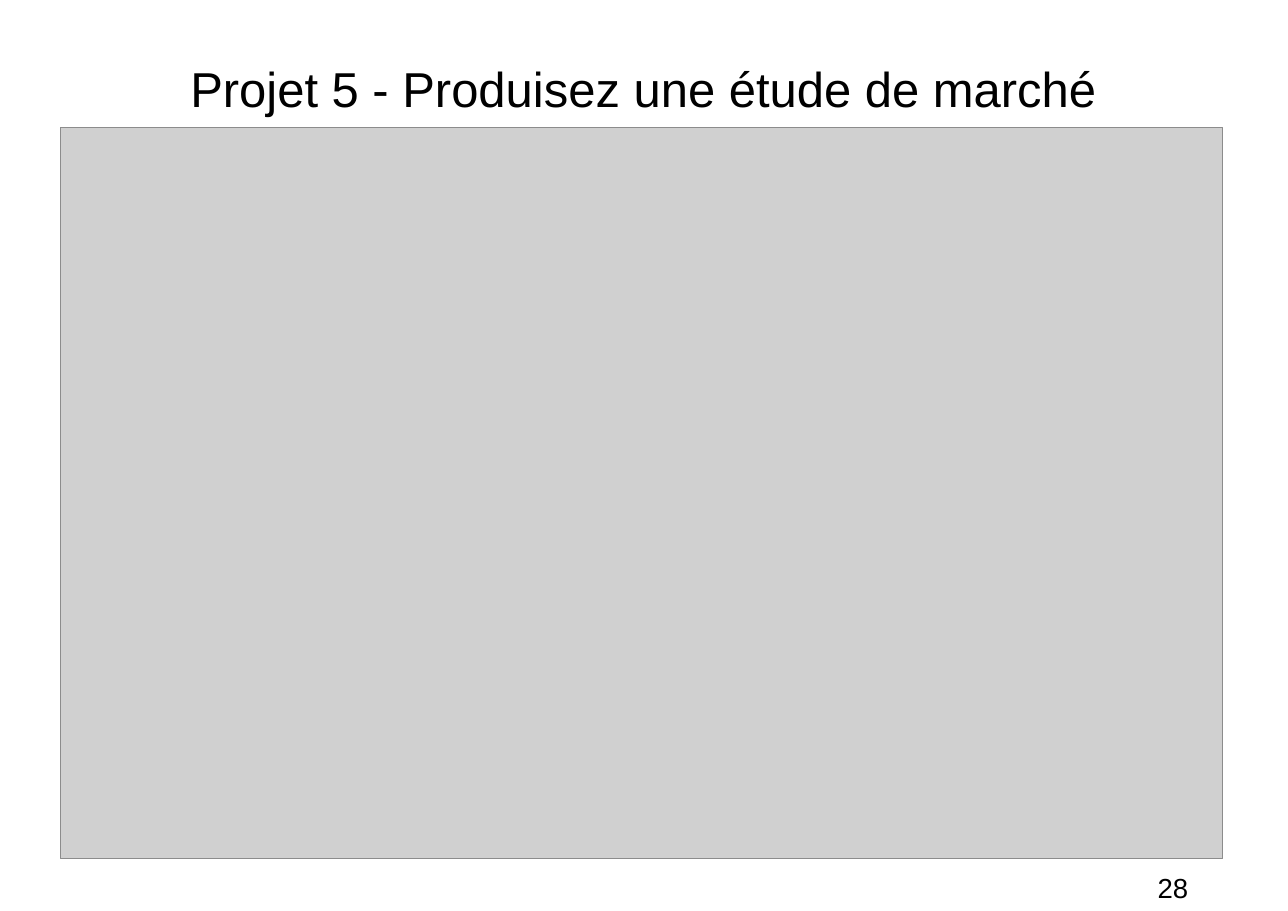
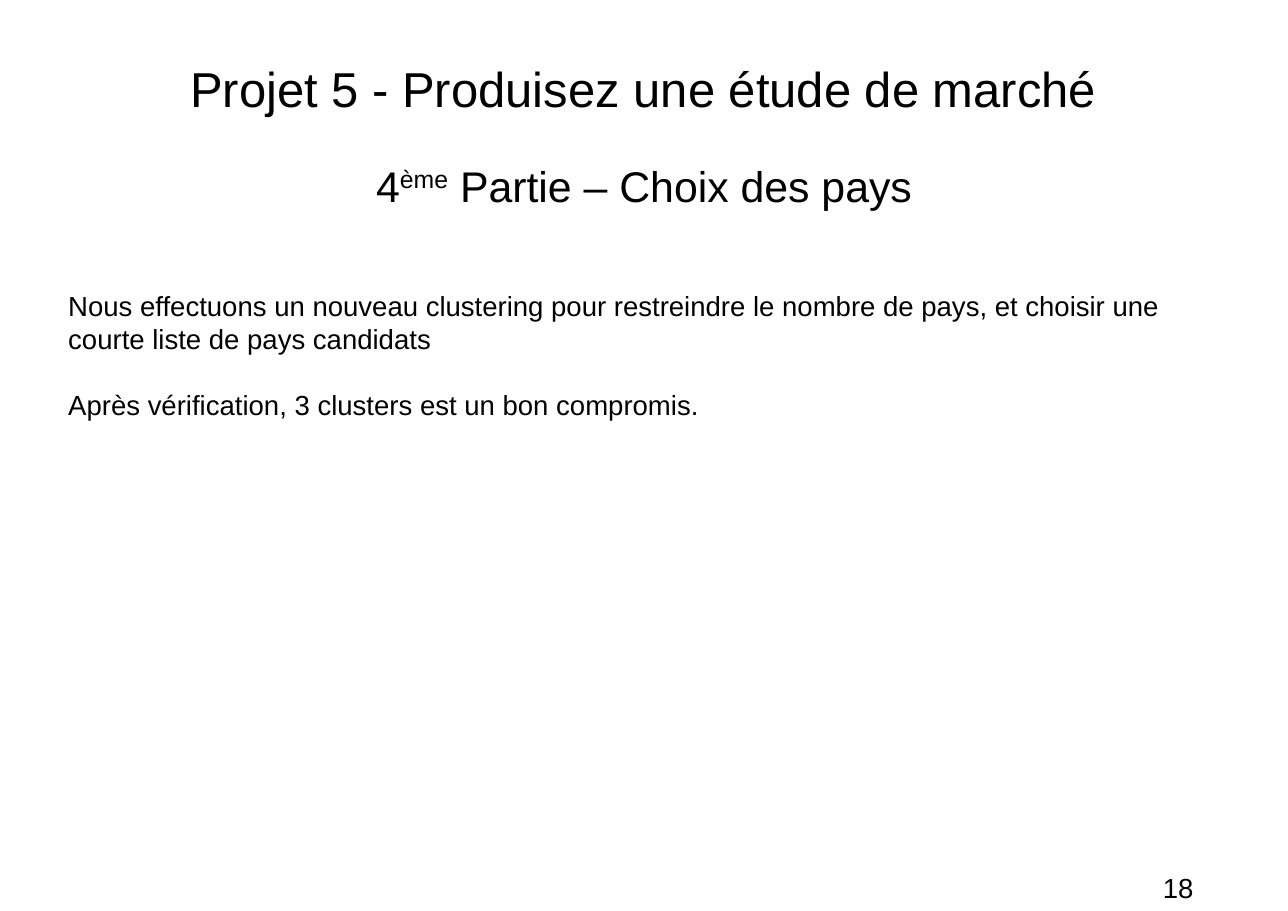
Before and after one commit to FranckDELRUE/FranckDELRUE-OCR-Project-5-DAn-Python, a slide deck: slide 18 of P5_04_Presentation.odp (slide 28 before the commit). Drawn at 1288x911 pixels with LibreOffice and Linux fonts; fonts in the diff are those of the drawing; grey boxes stand for pictures. Boxes give left, top, right and bottom in pixels: in the first picture for what was removed or moved away, otherwise in the second. Text is boxed around its words. In the diff, an @@ line names an element or a change of style, - is before the commit and + after.

```diff
--- a/P5_04_Presentation.odp
+++ b/P5_04_Presentation.odp
@@ picture removed at (x1=61, y1=127, x2=1223, y2=858) @@
@@ subtitle added at (x1=460, y1=171, x2=911, y2=211), 28 pt, text #000000 @@
+4ème Partie – Choix des pays
@@ text added at (x1=68, y1=296, x2=1159, y2=420), 18 pt, text #000000 @@
+Nous effectuons un nouveau clustering pour restreindre le nombre de pays, et choisir une courte liste de pays candidats
+Après vérification, 3 clusters est un bon compromis.
@@ page number at (x1=1163, y1=878, x2=1194, y2=899): text changed @@
-28
+18
```
Also in this commit, not shown: 9 other slides changed, 6 slides added, 4 slides removed, 30 other files.
